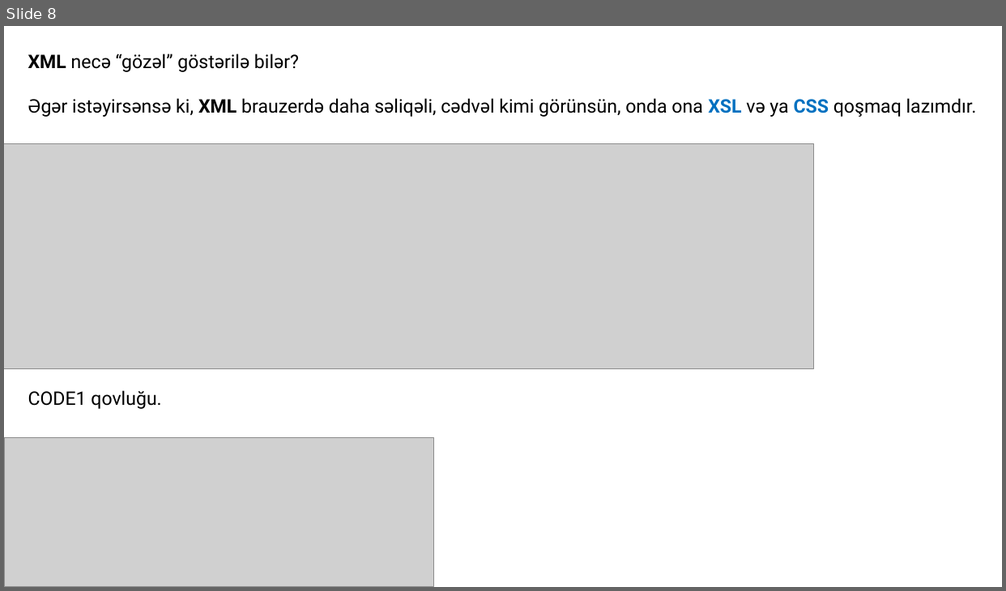
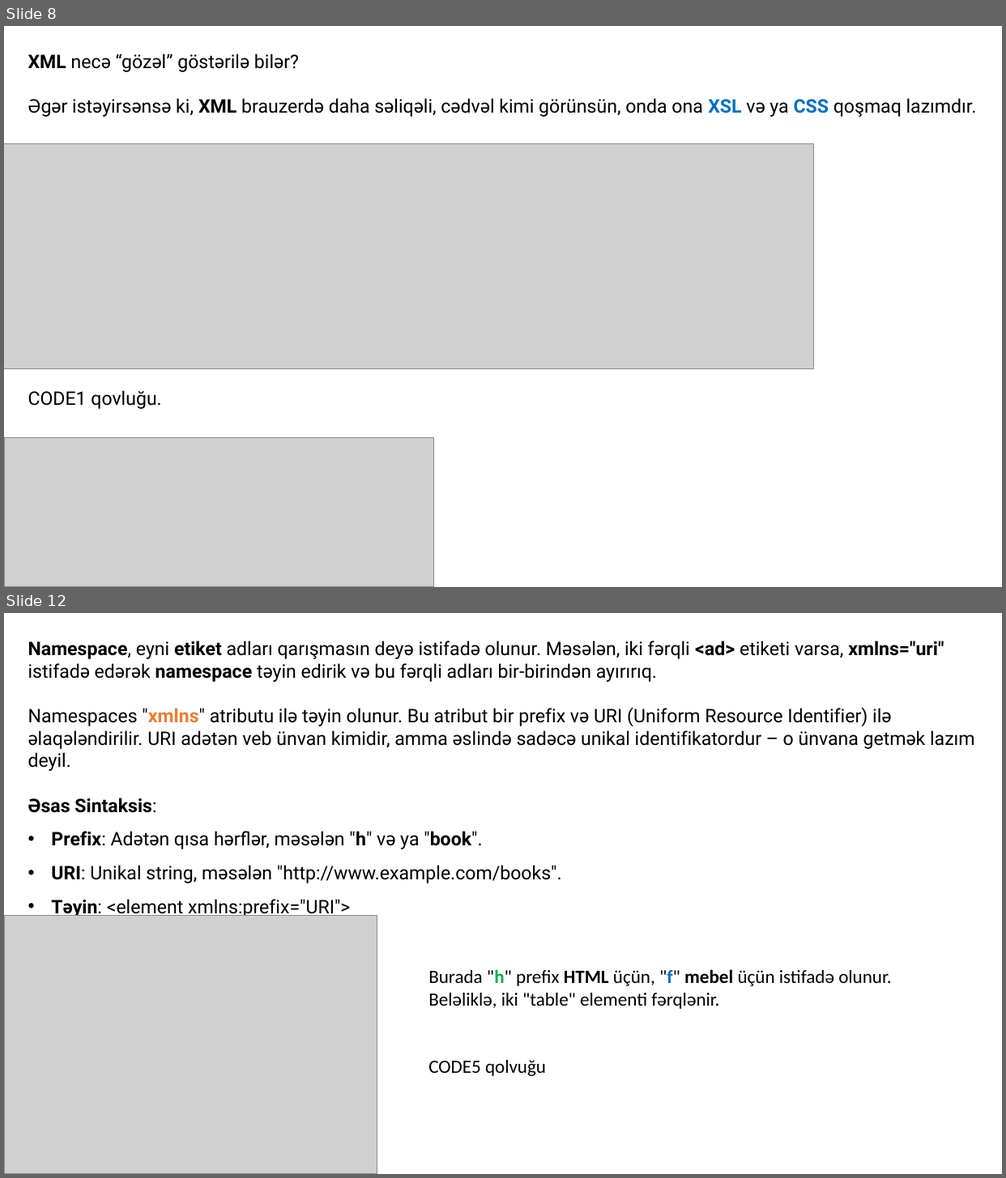
Before and after one commit to codeurient/REST-API, a slide deck: .lessons/6 SOAP - XML/1.pptx. Shown one above the other, each under a label of ours: slide 8 before the commit, slides 8 and 12 after it; the slides between them are not shown. The pictures are 1006x591 and 1006x1178 pixels, drawn with LibreOffice and Linux fonts; fonts in the diff are those of the drawing; grey boxes stand for pictures. Boxes give left, top, right and bottom in pixels: in the first picture for what was removed or moved away, otherwise in the second. Text is boxed around its words. In the diff, an @@ line names an element or a change of style, - is before the commit and + after.

```diff
--- a/.lessons/6 SOAP - XML/1.pptx
+++ b/.lessons/6 SOAP - XML/1.pptx
@@ slide 12 added at [4,613,1002,1174], background #FFFFFF @@
@@ text added at [28,641,975,918], 18 pt, text #000000 @@
+Namespace, eyni etiket adları qarışmasın deyə istifadə olunur. Məsələn, iki fərqli <ad> etiketi varsa, xmlns="uri" istifadə edərək namespace təyin edirik və bu fərqli adları bir-birindən ayırırıq.
+Namespaces "xmlns" atributu ilə təyin olunur. Bu atribut bir prefix və URI (Uniform Resource Identifier) ilə əlaqələndirilir. URI adətən veb ünvan kimidir, amma əslində sadəcə unikal identifikatordur – o ünvana getmək lazım deyil.
+Əsas Sintaksis:
+• Prefix: Adətən qısa hərflər, məsələn "h" və ya "book".
+• URI: Unikal string, məsələn "http://www.example.com/books".
+• Təyin: <element xmlns:prefix="URI">
@@ picture added at [4,915,377,1174] @@
@@ text added at [428,969,891,1076], 18 pt, text #000000 @@
+Burada "h" prefix HTML üçün, "f" mebel üçün istifadə olunur. Beləliklə, iki "table" elementi fərqlənir.
+CODE5 qolvuğu
```
Also in this commit, not shown: 1 slide changed, 25 other slides added, 8 other files.
